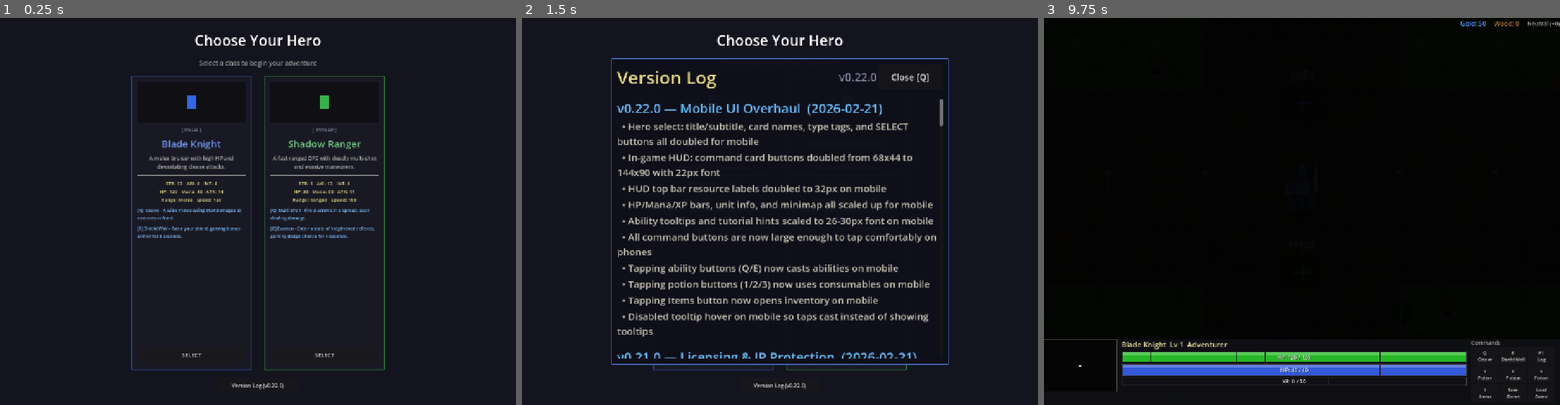
Above: before the commit, frames 1-3 (left to right).
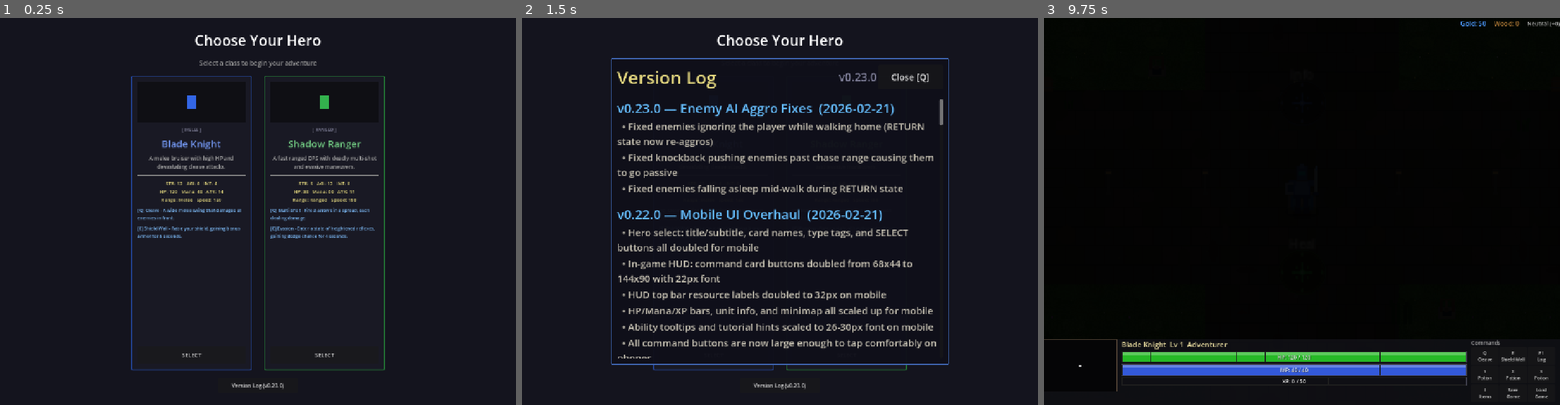
Above: after the commit, the same moments.

Repository: slxny/legends-open-rpg
Game: Godot game, scene res://scenes/main.tscn
Two runs of this game, one before a commit and one after it. Both use one fixed random seed, a clock stepped at 60 frames per second and the inputs below.
Inputs (mouse positions are in pixels of both pictures, inside the frame that each line leads up to):
- Up to frame 1 (0.25 s): no input
- Up to frame 2 (1.5 s): click "Version Log (v0.22.0)" (after the commit: "Version Log (v0.23.0)") at 0.5 s; click "SELECT" at 1.25 s
- Up to frame 3 (9.75 s): click "SELECT" at 2 s; tap Enter at 2.75, 4.25, 5.75 s; move the mouse to (1415, 192) at 2.77 s; hold D (move_right) 2.78-3.5 s; hold Q (ability_1) 2.78-3.5 s; click (1415, 192) at 2.92 s; tap Space (attack) at 3.5, 6.5 s; drag from (1198, 230) to (1276, 288) at 3.52 s; move the mouse to (1353, 126) at 4.27 s; hold D (move_right) 4.28-5 s; hold Space (attack) 4.28-5 s; drag from (1276, 288) to (1147, 153) at 5.02 s; move the mouse to (1456, 269) at 5.77 s; hold A (move_left) 5.78-6.5 s; tap 1 at 5.85 s; drag from (1147, 153) to (1224, 114) at 6.52 s; move the mouse to (1327, 211) at 7.27 s; hold S (move_down) 7.28-8 s; tap 3 at 7.35 s; click (1327, 211) at 7.42 s; drag from (1224, 114) to (1198, 230) at 8.02 s; move the mouse to (1415, 192) at 8.77 s; hold W (move_up) 8.78-9.5 s; hold Q (ability_1) 8.78-9.5 s; drag from (1198, 230) to (1276, 288) at 9.52 s

The runs differ from the first frame. In frame 1, less than 0.1% of the frame differs, in the area x 53-54%, y 94-96%; in frame 2, 12%, in the area x 18-82%, y 15-96%; in frame 3, nothing differs.

Commit message:
Fix enemies stopping aggro and standing around doing nothing
Three bugs caused enemies (especially rats) to go passive:

1. RETURN state had no aggro check — enemies walked right past the
   player to get home without re-engaging. Now re-aggros if player
   is within aggro range during return.

2. Knockback could push enemies past chase_range from home, causing
   immediate deaggro on the next frame. Now extends chase range when
   knockback ends while in combat so they don't instantly give up.

3. Enemies could fall asleep during RETURN state (only CHASE and
   ATTACK were protected). Now RETURN is also protected from sleep.

https://claude.ai/code/session_01LCtUrjV1tHn8Veu3YoYXZ4

Diff:
--- a/scenes/enemies/enemy.gd
+++ b/scenes/enemies/enemy.gd
@@ -288,6 +288,12 @@
 		_knockback_velocity = _knockback_velocity.lerp(Vector2.ZERO, delta * 14.0)
 		move_and_slide()
 		return
+	# After knockback ends, if we were fighting, extend chase range so we don't
+	# immediately deaggro just because knockback pushed us far from home
+	if _knockback_velocity != Vector2.ZERO and (current_state == State.CHASE or current_state == State.ATTACK):
+		var dist_sq_from_home = global_position.distance_squared_to(home_position)
+		if dist_sq_from_home > _chase_range_sq * 0.8:
+			_chase_range_sq = dist_sq_from_home + _aggro_range_sq
 	_knockback_velocity = Vector2.ZERO
 
 	match current_state:
@@ -465,6 +471,16 @@
 		if not _is_selected:
 			name_label.visible = false
 		return
+
+	# Re-aggro if player walks into aggro range while returning
+	var player = _get_player()
+	if player:
+		var dist_sq_to_player = global_position.distance_squared_to(player.global_position)
+		if dist_sq_to_player < _aggro_range_sq:
+			target = player
+			current_state = State.CHASE
+			name_label.visible = true
+			return
 
 	var dir = (home_position - global_position).normalized()
 	if dir.x < -0.1:
@@ -988,7 +1004,7 @@
 			visible = true
 	else:
 		# Fall asleep when player is far away (only if not in combat)
-		if dist_sq > SLEEP_DISTANCE_SQ and current_state != State.CHASE and current_state != State.ATTACK:
+		if dist_sq > SLEEP_DISTANCE_SQ and current_state != State.CHASE and current_state != State.ATTACK and current_state != State.RETURN:
 			_is_sleeping = true
 			visible = false
 			velocity = Vector2.ZERO
--- a/scenes/hero_select/hero_select.gd
+++ b/scenes/hero_select/hero_select.gd
@@ -332,7 +332,7 @@
 	bottom_bar.alignment = BoxContainer.ALIGNMENT_CENTER
 
 	var version_btn = Button.new()
-	version_btn.text = "Version Log (v0.22.0)"
+	version_btn.text = "Version Log (v0.23.0)"
 	var ver_btn_w = 480 if _is_mobile else 200
 	var ver_btn_h = 96 if _is_mobile else 36
 	var ver_font_size = 33 if _is_mobile else 13
--- a/scenes/ui/changelog_dialog.gd
+++ b/scenes/ui/changelog_dialog.gd
@@ -9,9 +9,19 @@
 var _is_visible: bool = false
 var _is_mobile: bool = false
 
-const GAME_VERSION := "v0.22.0"
+const GAME_VERSION := "v0.23.0"
 
 const CHANGELOG: Array[Dictionary] = [
+	{
+		"version": "v0.23.0",
+		"title": "Enemy AI Aggro Fixes",
+		"date": "2026-02-21",
+		"entries": [
+			"Fixed enemies ignoring the player while walking home (RETURN state now re-aggros)",
+			"Fixed knockback pushing enemies past chase range causing them to go passive",
+			"Fixed enemies falling asleep mid-walk during RETURN state",
+		]
+	},
 	{
 		"version": "v0.22.0",
 		"title": "Mobile UI Overhaul",
